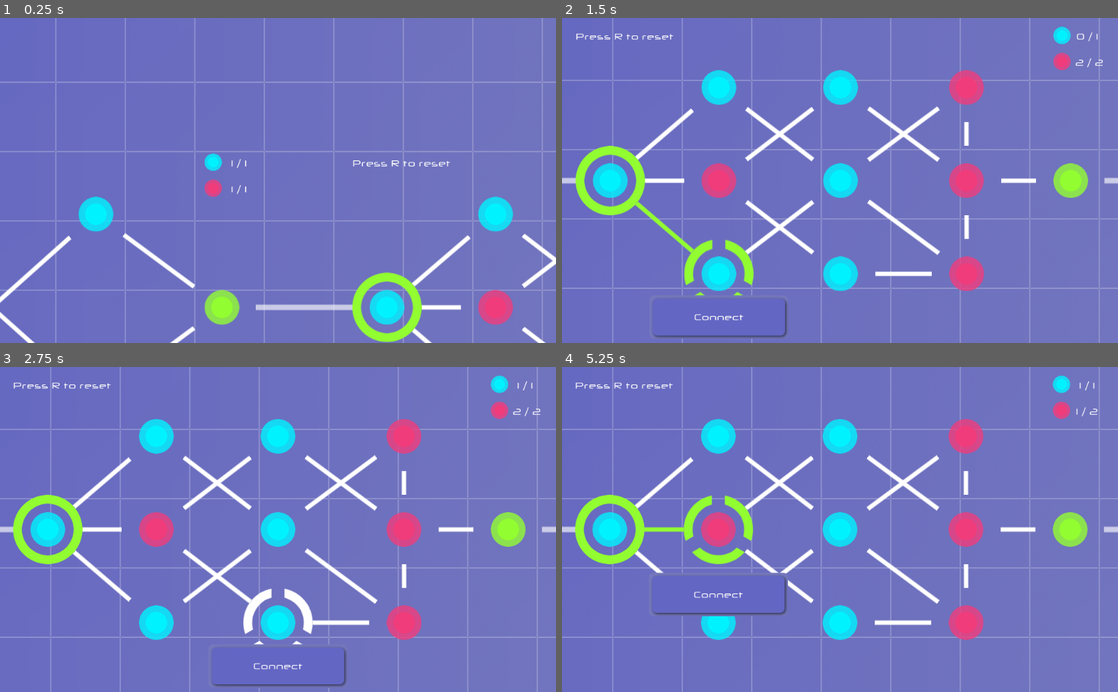
Above: before the commit, frames 1-4 (two rows, left to right).
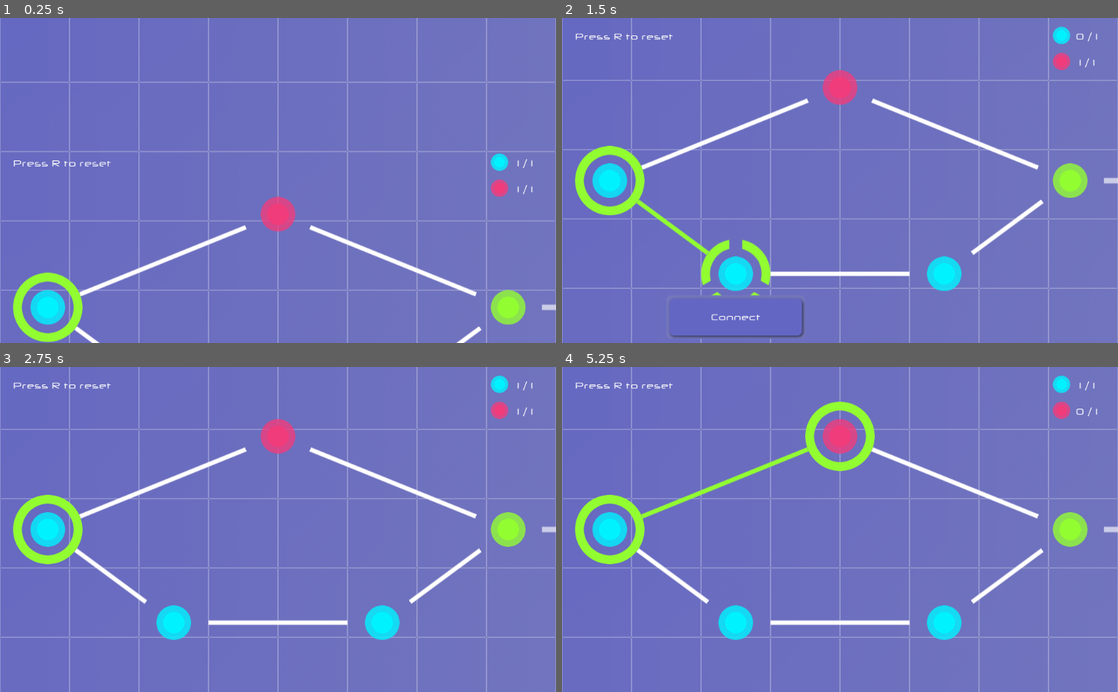
Above: after the commit, the same moments.

Repository: Maaack/Node-Traversal
Game: Godot game, scene res://Scenes/Main.tscn
Two runs of this game, one before a commit and one after it. Both use one fixed random seed, a clock stepped at 60 frames per second and the inputs below.
Inputs (mouse positions are in pixels of both pictures, inside the frame that each line leads up to):
- Up to frame 1 (0.25 s): no input
- Up to frame 2 (1.5 s): tap R (game_reset_action) at 0.5, 1.25 s; move the mouse to (701, 216) at 0.52 s; press the mouse at (701, 216) at 0.53 s; move the mouse to (717, 274) at 1.27 s; release the mouse at (717, 274) at 1.28 s; click (717, 274) at 1.35 s
- Up to frame 3 (2.75 s): tap R (game_reset_action) at 2 s; move the mouse to (278, 623) at 2.02 s; press the mouse at (278, 623) at 2.03 s
- Up to frame 4 (5.25 s): tap R (game_reset_action) at 2.75, 3.5, 4.25 s; move the mouse to (717, 435) at 2.77 s; release the mouse at (717, 435) at 2.78 s; click (717, 435) at 2.85 s; move the mouse to (840, 529) at 3.52 s; press the mouse at (840, 529) at 3.53 s; move the mouse to (840, 435) at 4.27 s; release the mouse at (840, 435) at 4.28 s; click (840, 435) at 4.35 s; move the mouse to (717, 529) at 5.02 s; press the mouse at (717, 529) at 5.03 s

The runs differ from the first frame. In frame 1, 12% of the frame differs, in the area x 0-100%, y 0-100%; in frame 2, 14%; in frame 3, 14%; in frame 4, 15%.

Commit message:
GAME-02: Start on Chapter 2. Extend Chapter 1. Adding Yellow Nodes and Counters. I just realized my class names don't match the folder names and I should fix that.

Diff:
--- a/Scenes/GameLayer/GameLayer.gd
+++ b/Scenes/GameLayer/GameLayer.gd
@@ -1,7 +1,7 @@
 extends Control
 
 
-onready var camera_node = $Game/Camera2D
+onready var camera_node = $Camera2D
 onready var game_node = $Game
 
 export(int, 0, 1024) var starting_level_index = 0
--- a/Scenes/GameLayer/GameLayer.tscn
+++ b/Scenes/GameLayer/GameLayer.tscn
@@ -15,9 +15,9 @@
 [ext_resource path="res://Scenes/GameLayer/IntrusionLevels/Chapter_1/Level_1_5.tscn" type="PackedScene" id=13]
 [ext_resource path="res://Scenes/GameLayer/IntrusionLevels/Chapter_End/LevelYouWon.tscn" type="PackedScene" id=14]
 [ext_resource path="res://Scenes/GameLayer/IntrusionLevels/Chapter_1/Level_1_3.tscn" type="PackedScene" id=15]
-[ext_resource path="res://Scenes/GameLayer/IntrusionLevels/Chapter_1/Level_1_0.gd" type="Script" id=16]
 [ext_resource path="res://Scenes/GameLayer/IntrusionLevels/Chapter_1/Level_1_4.tscn" type="PackedScene" id=17]
 [ext_resource path="res://Scenes/GameLayer/IntrusionLevels/Chapter_1/Level_1_6.tscn" type="PackedScene" id=18]
+[ext_resource path="res://Scenes/GameLayer/IntrusionLevels/Chapter_2/Level_2_0.tscn" type="PackedScene" id=19]
 
 [node name="GameLayer" type="Control"]
 anchor_right = 1.0
@@ -27,7 +27,7 @@
 __meta__ = {
 "_edit_use_anchors_": false
 }
-starting_level_index = 9
+starting_level_index = 7
 
 [node name="Game" type="Node2D" parent="."]
 
@@ -74,31 +74,25 @@
 [node name="Level_1_2" parent="Game" instance=ExtResource( 10 )]
 position = Vector2( 2304, 864 )
 
-[node name="Level_1_3" parent="Game" groups=[
-"LEVEL",
-] instance=ExtResource( 15 )]
+[node name="Level_1_3" parent="Game" instance=ExtResource( 15 )]
 position = Vector2( 3456, 864 )
-script = ExtResource( 16 )
 
-[node name="Level_1_4" parent="Game" groups=[
-"LEVEL",
-] instance=ExtResource( 17 )]
+[node name="Level_1_4" parent="Game" instance=ExtResource( 17 )]
 position = Vector2( 4608, 864 )
-script = ExtResource( 16 )
 
-[node name="Level_1_5" parent="Game" groups=[
-"LEVEL",
-] instance=ExtResource( 13 )]
+[node name="Level_1_5" parent="Game" instance=ExtResource( 13 )]
 position = Vector2( 5760, 864 )
-script = ExtResource( 16 )
 
 [node name="Level_1_6" parent="Game" instance=ExtResource( 18 )]
 position = Vector2( 6912, 864 )
 
+[node name="Level_2_0" parent="Game" instance=ExtResource( 19 )]
+position = Vector2( 0, 1824 )
+
 [node name="LevelYouWon" parent="Game" instance=ExtResource( 14 )]
-position = Vector2( 0, 2048 )
+position = Vector2( 0, 2816 )
 
-[node name="Camera2D" type="Camera2D" parent="Game"]
+[node name="Camera2D" type="Camera2D" parent="."]
 anchor_mode = 0
 current = true
 smoothing_enabled = true
--- a/Scenes/GameLayer/IntrusionLevels/Chapter_1/Level_1_0.gd
+++ b/Scenes/GameLayer/IntrusionLevels/Chapter_1/Level_1_0.gd
@@ -2,9 +2,11 @@
 extends ChapterOneLevel
 
 
+class_name ChapterTwoLevel
+
 onready var red_unlocks_count_node = $ToolsNode/RedUnlocksCounter/UnlocksCount
 
-export(int) var starting_red_unlocks : int = 2 setget set_starting_red_unlocks
+export(int) var starting_red_unlocks : int = 1 setget set_starting_red_unlocks
 
 var current_red_unlocks
 
--- a/Scenes/GameLayer/IntrusionLevels/Chapter_1/Level_1_0.tscn
+++ b/Scenes/GameLayer/IntrusionLevels/Chapter_1/Level_1_0.tscn
@@ -9,7 +9,6 @@
 
 [node name="Level_1_0" instance=ExtResource( 1 )]
 script = ExtResource( 2 )
-starting_red_unlocks = 1
 
 [node name="OpenNode" parent="." index="1"]
 position = Vector2( 320, 472 )
--- a/Scenes/GameLayer/IntrusionLevels/Chapter_1/Level_1_6.tscn
+++ b/Scenes/GameLayer/IntrusionLevels/Chapter_1/Level_1_6.tscn
@@ -1,12 +1,8 @@
-[gd_scene load_steps=3 format=2]
+[gd_scene load_steps=2 format=2]
 
 [ext_resource path="res://Scenes/GameLayer/IntrusionLevels/Chapter_1/Level_1_3.tscn" type="PackedScene" id=1]
-[ext_resource path="res://Scenes/GameLayer/IntrusionLevels/Chapter_1/Level_1_0.gd" type="Script" id=2]
 
-[node name="Level_1_6" groups=[
-"LEVEL",
-] instance=ExtResource( 1 )]
-script = ExtResource( 2 )
+[node name="Level_1_6" instance=ExtResource( 1 )]
 starting_unlocks = 2
 
 [node name="OpenNode4" parent="." index="4"]
--- /dev/null
+++ b/Scenes/GameLayer/IntrusionLevels/Chapter_2/Level_2_0.gd
@@ -0,0 +1,39 @@
+tool
+extends ChapterTwoLevel
+
+
+class_name ChapterThreeLevel
+
+onready var yellow_unlocks_count_node = $ToolsNode/YellowUnlocksCounter/UnlocksCount
+
+export(int) var starting_yellow_unlocks : int = 1 setget set_starting_yellow_unlocks
+
+var current_yellow_unlocks
+
+func _ready():
+	._ready()
+
+func _reset_locks():
+	current_yellow_unlocks = starting_yellow_unlocks
+	._reset_locks()
+
+func _can_unlock(node:IntrusionNode) -> bool:
+	if node.is_in_group('YELLOW_NODE'):
+		return current_yellow_unlocks > 0
+	return ._can_unlock(node)
+
+func _remove_unlock(node:IntrusionNode):
+	if node.is_in_group('YELLOW_NODE'):
+		current_yellow_unlocks -= 1
+		_update_tool_counts()
+	._remove_unlock(node)
+
+func _update_tool_counts():
+	if is_instance_valid(yellow_unlocks_count_node):
+		yellow_unlocks_count_node.text = "%d / %d" % [current_yellow_unlocks, starting_yellow_unlocks]
+	._update_tool_counts()
+
+func set_starting_yellow_unlocks(value:int):
+	starting_yellow_unlocks = value
+	if starting_yellow_unlocks != null:
+		_update_tool_counts()
--- /dev/null
+++ b/Scenes/GameLayer/IntrusionLevels/Chapter_2/Level_2_0.tscn
@@ -0,0 +1,26 @@
+[gd_scene load_steps=4 format=2]
+
+[ext_resource path="res://Scenes/GameLayer/IntrusionLevels/Chapter_1/Level_1_0.tscn" type="PackedScene" id=1]
+[ext_resource path="res://Scenes/GameLayer/IntrusionLevels/Counters/YellowUnlocksCounter.tscn" type="PackedScene" id=2]
+[ext_resource path="res://Scenes/GameLayer/IntrusionLevels/Chapter_2/Level_2_0.gd" type="Script" id=3]
+
+[node name="Level_2_0" instance=ExtResource( 1 )]
+script = ExtResource( 3 )
+
+[node name="IntrusionPath" parent="." index="5"]
+target_b_path = NodePath("../../Level_2_0/OpenNode2")
+
+[node name="IntrusionPath3" parent="." index="7"]
+target_a_path = NodePath("../../Level_2_0/StartingNode")
+target_b_path = NodePath("../../Level_2_0/RedNode")
+
+[node name="IntrusionPath4" parent="." index="8"]
+target_a_path = NodePath("../../Level_2_0/RedNode")
+target_b_path = NodePath("../../Level_2_0/DestinationNode")
+
+[node name="IntrusionPath5" parent="." index="9"]
+target_a_path = NodePath("../../Level_2_0/OpenNode2")
+target_b_path = NodePath("../../Level_2_0/DestinationNode")
+
+[node name="YellowUnlocksCounter" parent="ToolsNode" index="2" instance=ExtResource( 2 )]
+position = Vector2( -80, 104 )
--- a/Scenes/GameLayer/IntrusionLevels/Counters/UnlocksCounter.tscn
+++ b/Scenes/GameLayer/IntrusionLevels/Counters/UnlocksCounter.tscn
@@ -17,7 +17,7 @@
 margin_right = 70.0
 margin_bottom = 12.0
 theme = ExtResource( 1 )
-text = "2 / 2"
+text = "1 / 1"
 align = 1
 valign = 1
 __meta__ = {
--- /dev/null
+++ b/Scenes/GameLayer/IntrusionLevels/Counters/YellowUnlocksCounter.tscn
@@ -0,0 +1,8 @@
+[gd_scene load_steps=2 format=2]
+
+[ext_resource path="res://Scenes/GameLayer/IntrusionLevels/Counters/UnlocksCounter.tscn" type="PackedScene" id=1]
+
+[node name="YellowUnlocksCounter" instance=ExtResource( 1 )]
+
+[node name="Sprite" parent="." index="0"]
+modulate = Color( 0.976471, 0.980392, 0.505882, 1 )
--- a/Scenes/GameLayer/IntrusionNode/IntrusionNode.tscn
+++ b/Scenes/GameLayer/IntrusionNode/IntrusionNode.tscn
@@ -1,7 +1,6 @@
-[gd_scene load_steps=6 format=2]
+[gd_scene load_steps=5 format=2]
 
 [ext_resource path="res://Assets/Originals/NodeCircle.png" type="Texture" id=1]
-[ext_resource path="res://Assets/Originals/CircleOpen3.png" type="Texture" id=2]
 [ext_resource path="res://Scenes/GameLayer/IntrusionNode/IntrusionNode.gd" type="Script" id=3]
 [ext_resource path="res://Scenes/GameLayer/IntrusionNode/SpriteFrames/CircleOpenClosed3.tres" type="SpriteFrames" id=4]
 
@@ -20,10 +19,6 @@
 frames = ExtResource( 4 )
 animation = "none"
 
-[node name="OldRing" type="Sprite" parent="."]
-visible = false
-texture = ExtResource( 2 )
-
 [node name="Area2D" type="Area2D" parent="."]
 
 [node name="CollisionShape2D" type="CollisionShape2D" parent="Area2D"]
--- /dev/null
+++ b/Scenes/GameLayer/IntrusionNode/YellowNode/YellowNode.tscn
@@ -0,0 +1,12 @@
+[gd_scene load_steps=3 format=2]
+
+[ext_resource path="res://Scenes/GameLayer/IntrusionNode/IntrusionNode.tscn" type="PackedScene" id=1]
+[ext_resource path="res://Scenes/GameLayer/IntrusionAction/Actions/Connect.tres" type="Resource" id=2]
+
+[node name="YellowNode" groups=[
+"YELLOW_NODE",
+] instance=ExtResource( 1 )]
+action = ExtResource( 2 )
+
+[node name="Center" parent="." index="0"]
+modulate = Color( 0.976471, 0.980392, 0.505882, 1 )
--- a/project.godot
+++ b/project.godot
@@ -13,6 +13,16 @@
 "class": "ChapterOneLevel",
 "language": "GDScript",
 "path": "res://Scenes/GameLayer/IntrusionLevels/Chapter_0/Level_0_0.gd"
+}, {
+"base": "ChapterTwoLevel",
+"class": "ChapterThreeLevel",
+"language": "GDScript",
+"path": "res://Scenes/GameLayer/IntrusionLevels/Chapter_2/Level_2_0.gd"
+}, {
+"base": "ChapterOneLevel",
+"class": "ChapterTwoLevel",
+"language": "GDScript",
+"path": "res://Scenes/GameLayer/IntrusionLevels/Chapter_1/Level_1_0.gd"
 }, {
 "base": "IntrusionNode",
 "class": "DestinationNode",
@@ -56,6 +66,8 @@
 } ]
 _global_script_class_icons={
 "ChapterOneLevel": "",
+"ChapterThreeLevel": "",
+"ChapterTwoLevel": "",
 "DestinationNode": "",
 "IntrusionAction": "",
 "IntrusionCharacter": "",
